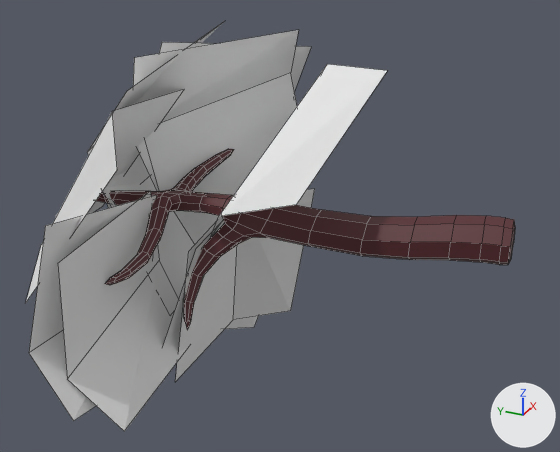
Renders of the Blender file Assets/Models/trees/Tree4/tree4.blend from each side of a commit.
Both versions are drawn from a 50 mm camera at (-13.31, -1.59, 5.85) aimed at (-0.72, 4.08, -0.45). The axes (+X, +Y, +Z) are drawn at lower right. The lights are the same throughout. Mesh edges are drawn as thin lines.
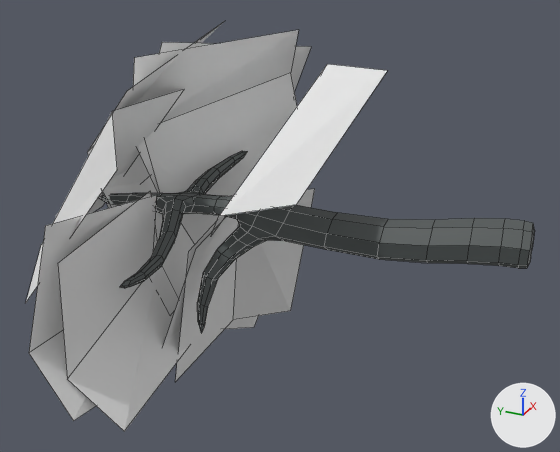
Diff of the bpy script that builds the scene:
```diff
--- a/Assets/Models/trees/Tree4/tree4.blend.py
+++ b/Assets/Models/trees/Tree4/tree4.blend.py
@@ mat_material_001 @@
 mat_material_001 = principled_material('Material.001')
-mat_material_001.base_color = (0.0985, 0.0222, 0.0268)  # brown #58292e
+mat_material_001.base_color = (0.0859, 0.0984, 0.0976)  # dark grey #535858
@@ me_cube_001 @@
 me_cube_001.from_pydata(...)  # 342 vertices, 300 faces; spans x -4.71..2.97, y -0.29..8.79, z -4.45..2.98
 # used by ob_cube_001; location = (0.0, 0.0, 0.0)
+# me_cube_001 part 1: the loose piece of 282 vertices spanning x -2.99..1.18, y -0.29..8.54, z -2.7..0.3 is moved by (0.0, -0.33, 0.0)
 me_cube_001.materials.append(mat_material_001)
```

Where the change shows, as pixel boxes [x1, y1, x2, y2] in the pictures (560 x 452 px; the box of a moved part takes in the faces that stretch with it):
'Cube.001', recoloured, reshaped (brown to grey): before [26, 22, 515, 432]; after [26, 22, 535, 432]
part 1 of me_cube_001, moved or reshaped: before [96, 149, 515, 330]; after [98, 151, 535, 333]
